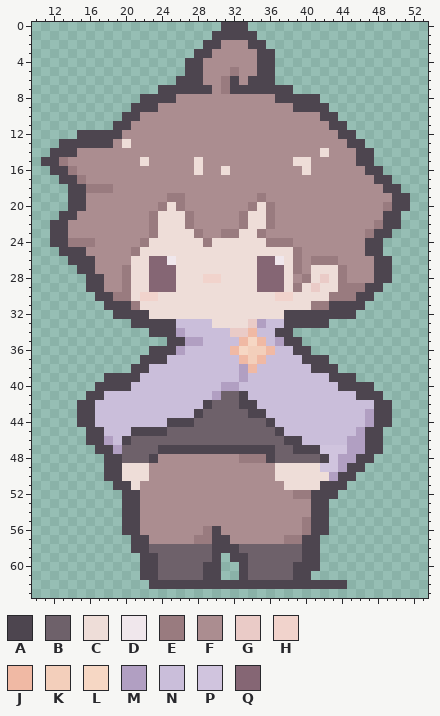
A pixel-art sprite gets an edit: data/pictures/hero1.png. The first picture shows the starting point.
The file is 64x64 pixels. Colours within 5 levels of each other are drawn and written as one. Shown: x 10..53, y 0..63.
Palette (. is transparent): A #4d454f  B #6e616a  C #eeddd8  D #f0e7ec  E #997b7f  F #ab8d90  G #eacbc7  H #f1d3cc  J #f0b9a4  K #f3cfbb  L #f6d7c4  M #b19fc2  N #cabeda  P #d0c4de  Q #856674
Pixels before (only the part around the change), first column x 10:
 0 .....................AAA....................
 1 ....................AAAAA...................
 2 ...................AAFFFAA..................
 3 ..................AAFFFFFAA.................
 4 .................AAFFFFFFAA.................
 5 .................AAFFFEFFAA.................
 6 ................AAAFFEAFAAA.................
 7 ..............AAAAAAFEAAAAAAA...............
 8 ............AAAAFFFFFFFFFFFAAAAA............
 9 ...........AAAFFFFFFFFFFFFFFFAAAA...........
10 ..........AAFFFFFFFFFFFFFFFFFFFFAA..........
11 .........AAFFFFFFFFFFFFFFFFFFFFFFAA.........
12 .....AAAAAFFFFFFFFFFFFFFFFFFFFFFFFAA........
13 ...AAAAAAFCFFFFFFFFFFFFFFFFFFFFFFFFAA.......
14 ..AAAFFFFFFFFFFFFFFFFFFFFFFFFFFFCFFFAA......
15 .AAEFFFFFFFFCFFFFFCFFFFFFFFFFCCFFFFFAA......
16 ..AAEFFFFFFFFFFFFFCFFCFFFFFFFFCFFFFFFAA.....
17 ...AAEFFFFFFFFFFFFFFFFFFFFFFFFFFFFFFFFAA....
18 ....AAEEEFFFFFFFFFFFFFFFFFFFFFFFFFFFFFFAA...
19 ....AAFFFFFFFFFEEFFFFFFFFEFFFFFFFFFFFFFFAA..
20 ....AAFFFFFFFFECEFFFFFFFECEFFFFFFFFFFFFEAA..
21 ...AAFFFFFFFFECCCEFFFFFECCEFFFFFFFFFFFFAA...
22 ..AAFFFFFFFFFECCCEFFFFFECCEFFFFFFFFFFFEAA...
23 ..AAFFFFFFFFFECCCCEFFEECCEFFFFFFFFFFFEAA....
24 ..AAEEEFFFFFECCCCCCECCCCCCEEEFFFFFFFFAA.....
25 ...AAAFFFFFECCCCCCCCCCCCCCCCCEFFFFFFFAA.....
26 ....AAAFFFFCCQQDCCCCCCCCCQQDCEFEEEFFFFAA....
27 .....AAFFFECCQQQCCCCCCCCCQQQCEFCCCEFFFAA....
28 ......AAFFECCQQQCCCHHCCCCQQQCFECGCEFFFAA....
29 ......AAFFECCQQQCCCCCCCCCQQQCECGCCEEEAA.....
30 .......AAEECHHCCCCCCCCCCCCCHHCCCCEEEAA......
31 ........AAAECCCCCCCCCCCCCCCCCCCEEAAAA.......
32 .........AAAACCCCCCCCCCCCCCCAAAAAAAA........
33 ...........AAAAANNNNCCCCGMNNAAAAA...........
34 .............AAAMNNNNNGGJNNAA...............
35 ...............AAMMNNNNJLJNMAA..............
36 .............AAAMNNNNNJLKKJNNAA.............
37 ............AAANNNNNNNNJKJNNNNAAA...........
38 ...........AANNNNNNNNNNMJNNNNNNAAA..........
39 ........AAAANNNNNNNNNNNMNNNNNNNNNAAA........
40 .......AAAANNNNNNNNNNMMNNNNNNNNNNNAAAA......
41 ......AANNNNNNNNNNNNMBBANNNNNNNNNNNNAAA.....
42 .....AANNNNNNNNNNNNABBBAANNNNNNNNNNNNNAA....
43 .....AANNNNNNNNNNNABBBBBAANNNNNNNNNNNMAA....
44 .....AANNNNNNNNAAABBBBBBBBANNNNNNNNNNMAA....
45 ......AANNNAAAABBBBBBBBBBBBANNNNNNNNMAA.....
46 ......AAMNABBBBBBBBBBBBBBBBBAANNNNNMMAA.....
47 .......AAMBBBBAAAAAAAAAAAAABBAAAPPPMMAA.....
48 ........AABBBAFFFFFFFFFEEEABBBBBAPMMAA......
49 ........AACCCFFFFFFFFFFFFFFCCCCCPPMAA.......
50 ........AACCCFFFFFFFFFFFFFFCCCCCCMAA........
51 .........AACFFFFFFFFFFFFFFFFCCCCAAA.........
52 ..........AAFFFFFFFFFFFFFFFFFEEAAA..........
53 ..........AAFFFFFFFFFFFFFFFFFFFAA...........
54 ..........AAFFFFFFFFFFFFFFFFFFFAA...........
55 ..........AAFFFFFFFFFFFFFFFFFFEAA...........
56 ..........AAFFFFFFFEAFFFFFFFFFEAA...........
57 ...........AAFFFFFEEAAFFFFFFEEAA............
58 ...........AABBBBBBBAAABBBBBBBAA............
59 ............AABBBBBBA.AABBBBBBAA............
60 ............AABBBBBAA..ABBBBBAAA............
61 ............AABBBBBAA..ABBBBBAA.............
62 .............AAAAAAAAAAAAAAAAAAAAAA.........
63 ............................................
New version:
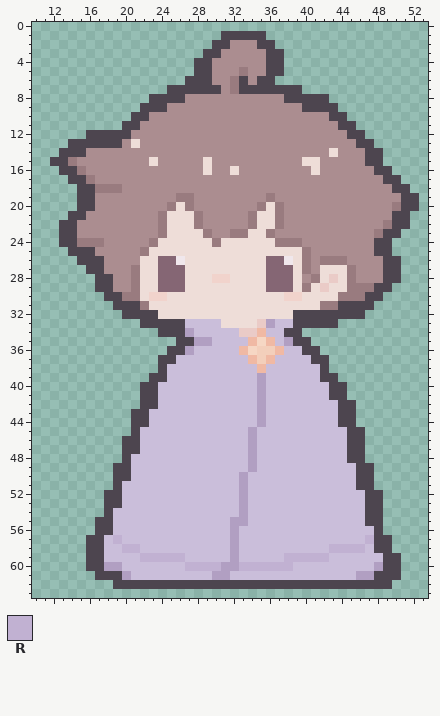
Colours new in this view: R #c1b1d2
The exact change:
Changed rows in their new state; - is an unchanged pixel.
first column x 11:
 0 --------------------...-------------------
 1 -------------------.----A-----------------
 2 ------------------.-A--F-A----------------
 3 -----------------.-A----F-A---------------
 4 ----------------.-A-----F-A---------------
 5 ----------------.-A--FE-F-A---------------
 6 ---------------.--A-FEAF------------------
 7 -------------.-----AFE------A-------------
 8 -----------.---A----------F----A----------
 9 ----------.--A--------------F---A---------
10 ---------.-A-------------------F-A--------
11 --------.-A---------------------F-A-------
12 ----.----A-----------------------F-A------
13 --.-----AFC-----------------------F-A-----
14 -.--A--------------------------FC--F-A----
15 .-AE-------FC----FC---------F-C----F-A----
16 -.-AE------------FC-FC-------FC-----F-A---
17 --.-AE-------------------------------F-A--
18 ---.-A--E-----------------------------F-A-
19 ---.-A--------F-E-------FE-------------F-A
20 ---.-A-------FECE------FECE-----------FE-A
21 --.-A-------FE--CE----FE-CE-----------F-A-
22 -.-A--------FE--CE----FE-CE----------FE-A-
23 -.-A--------FE---CE-F-E-CE----------FE-A--
24 -.-A--E----FE-----CE-----C--E-------F-A---
25 --.--A----FE----------------CE------F-A---
26 ---.--A---F-C-QD--------C-QDCEF--E---F-A--
27 ----.-A--FE-C--Q--------C--QCEF--CE--F-A--
28 -----.-A-FE-C--Q--C-H---C--QCFECGCE--F-A--
29 -----.-A-FE-C--Q--------C--QCECG-C--E-A---
30 ------.-A-EC-H------------C-H---C--E-A----
31 -------.--AE------------------C-E---A-----
32 --------.---A--------------C-------A------
33 ----------.----A---N---CGM-N----A---------
34 ------------.--AM----N-GJ-N-A-------------
35 --------------.-A-M---NJLJNM-A------------
36 ------------..-AM----NJL-KJ-N-A-----------
37 -----------..-A-------NJKJ---N------------
38 ----------...A--------NNJ-----N-.---------
39 -------.....AA--------N-M------A-..-------
40 ------.....AA-------NN--M-------A-...-----
41 -----......AA------NNNN-M-------AA....----
42 ----.......AA-----NNNNNNM--------AA....---
43 ----......AA-----NNNNNNNM--------AA....---
44 ----......AA--NNNNNNNNNNMN-------AA....---
45 -----.....-NNNNNNNNNNNNMNNN-------AA..----
46 -----....-ANNNNNNNNNNNNMNNNNN-----AA..----
47 ------...AANNNNNNNNNNNNMNNNNNNNNNNAA..----
48 -------..ANNNNNNNNNNNNNMNNNNNNNNNNA-.-----
49 -------.-ANNNNNNNNNNNNNMNNNNNNNNNNN-A-----
50 -------.-ANNNNNNNNNNNNMNNNNNNNNNNNNAA-----
51 ---------NNNNNNNNNNNNNMNNNNNNNNNNNNAA-----
52 -------AANNNNNNNNNNNNNMNNNNNNNNNNNNNAA----
53 -------AANNNNNNNNNNNNNMNNNNNNNNNNNNNAA----
54 -------ANNNNNNNNNNNNNNMNNNNNNNNNNNNNAA----
55 ------AANNNNNNNNNNNNNMMNNNNNNNNNNNNNAA----
56 ------AANNNNNNNNNNNNNMNNNNNNNNNNNNNNNA----
57 -----AANRNNNNNNNNNNNNMNNNNNNNNNNNNNNRAA---
58 -----AANNRRNNNNNNNNNNMNNNNNNNNNNRRRRNAA---
59 -----AANNNNRRRRRNNNNNMNNNNNRRRRRNNNNNNAA--
60 -----AAMMNNNNNNNRRRRMMRRRRRRNNNNNNNNNMAA--
61 ------AAAMNNNNNNNNNMMNNNNNNNNNNNNNNMMAAA--
62 --------AAAA----------------------AAAAA---
Where, in picture pixels (left, top, right, bottom), the same in both pictures:
changed: (41, 22, 419, 589)
